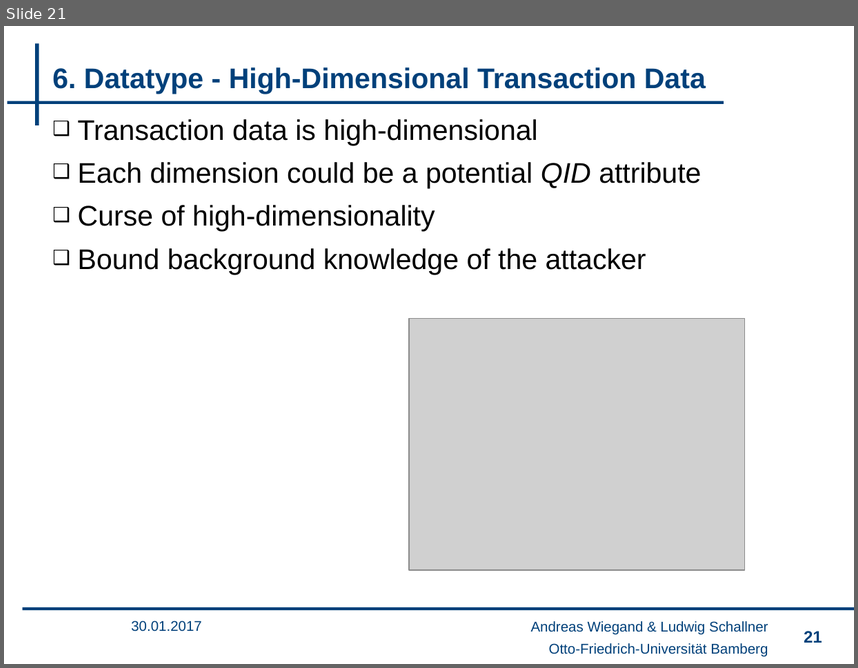
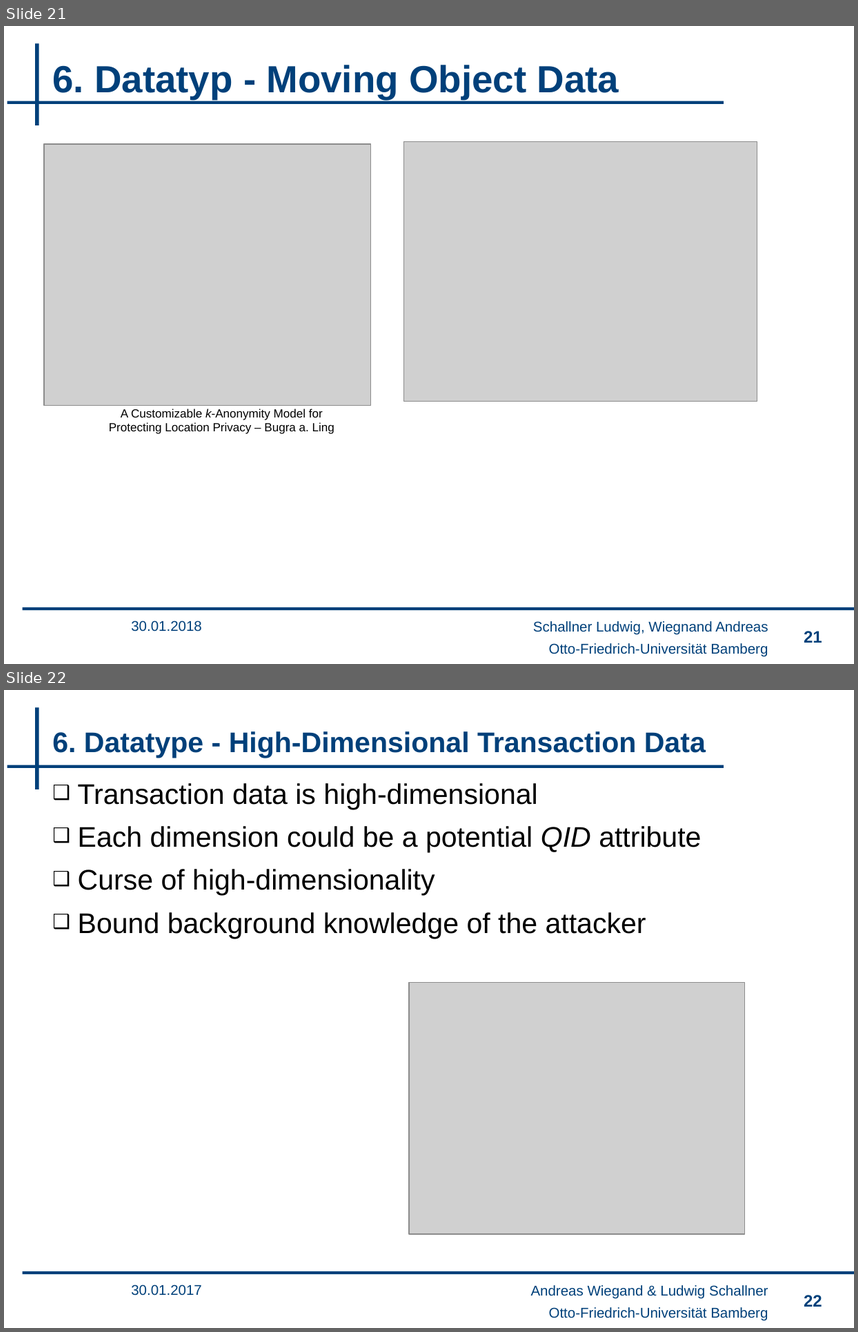
Before and after one commit to wsgan001/PSI-MSem, a slide deck: presentation/sicherheits_final_anV3.pptx. Shown one above the other, each under a label of ours: slide 21 before the commit, slides 21 and 22 after it. The pictures are 858x668 and 858x1332 pixels, drawn with LibreOffice and Linux fonts; fonts in the diff are those of the drawing; grey boxes stand for pictures; background and template pictures are left out. Boxes give left, top, right and bottom in pixels: in the first picture for what was removed or moved away, otherwise in the second. Text is boxed around its words. In the diff, an @@ line names an element or a change of style, - is before the commit and + after.

```diff
--- a/presentation/sicherheits_final_anV3.pptx
+++ b/presentation/sicherheits_final_anV3.pptx
@@ slide 21 added at box(4, 26, 854, 664), background #FFFFFF; not listed: 4 template elements that a slide beside it also shows @@
@@ title added at box(52, 65, 619, 99), 32 pt, text #00407A, bold @@
+6. Datatyp - Moving Object Data
@@ picture added at box(44, 144, 371, 405) @@
@@ picture added at box(404, 142, 756, 401) @@
@@ text added at box(109, 408, 335, 434), 10 pt, text #000000 @@
+A Customizable k-Anonymity Model for Protecting Location Privacy – Bugra a. Ling
@@ text added at box(131, 620, 202, 631), 12 pt, text #00407A @@
+30.01.2018
@@ text added at box(533, 621, 768, 635), 12 pt, text #00407A @@
+Schallner Ludwig, Wiegnand Andreas
@@ page number added at box(804, 630, 822, 642), 14 pt, text #00407A @@
+21
@@ what was slide 21 is now slide 22 @@
@@ page number at box(804, 1294, 822, 1306): text changed @@
-21
+22
```
Also in this commit, not shown: 3 slides changed.
